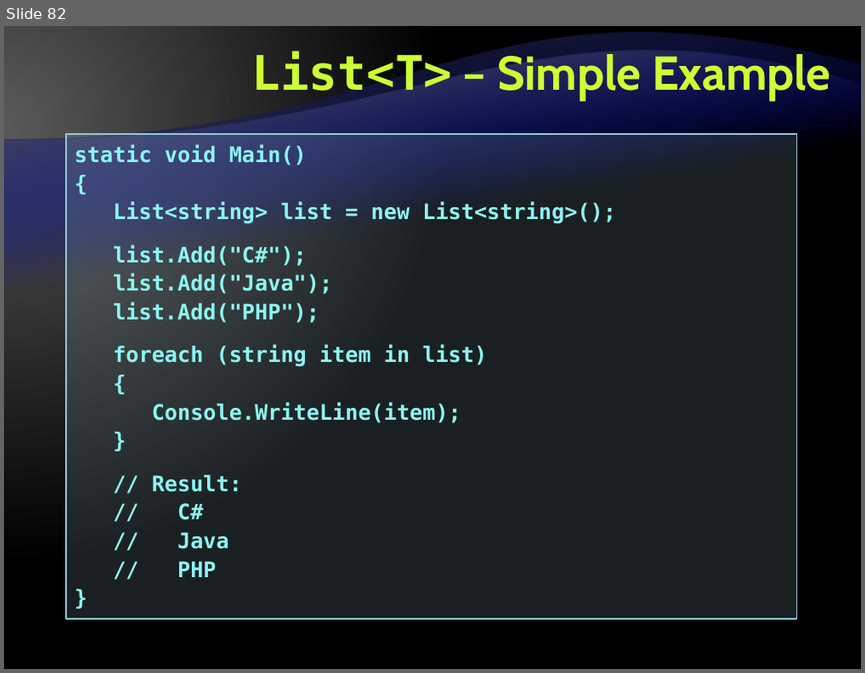
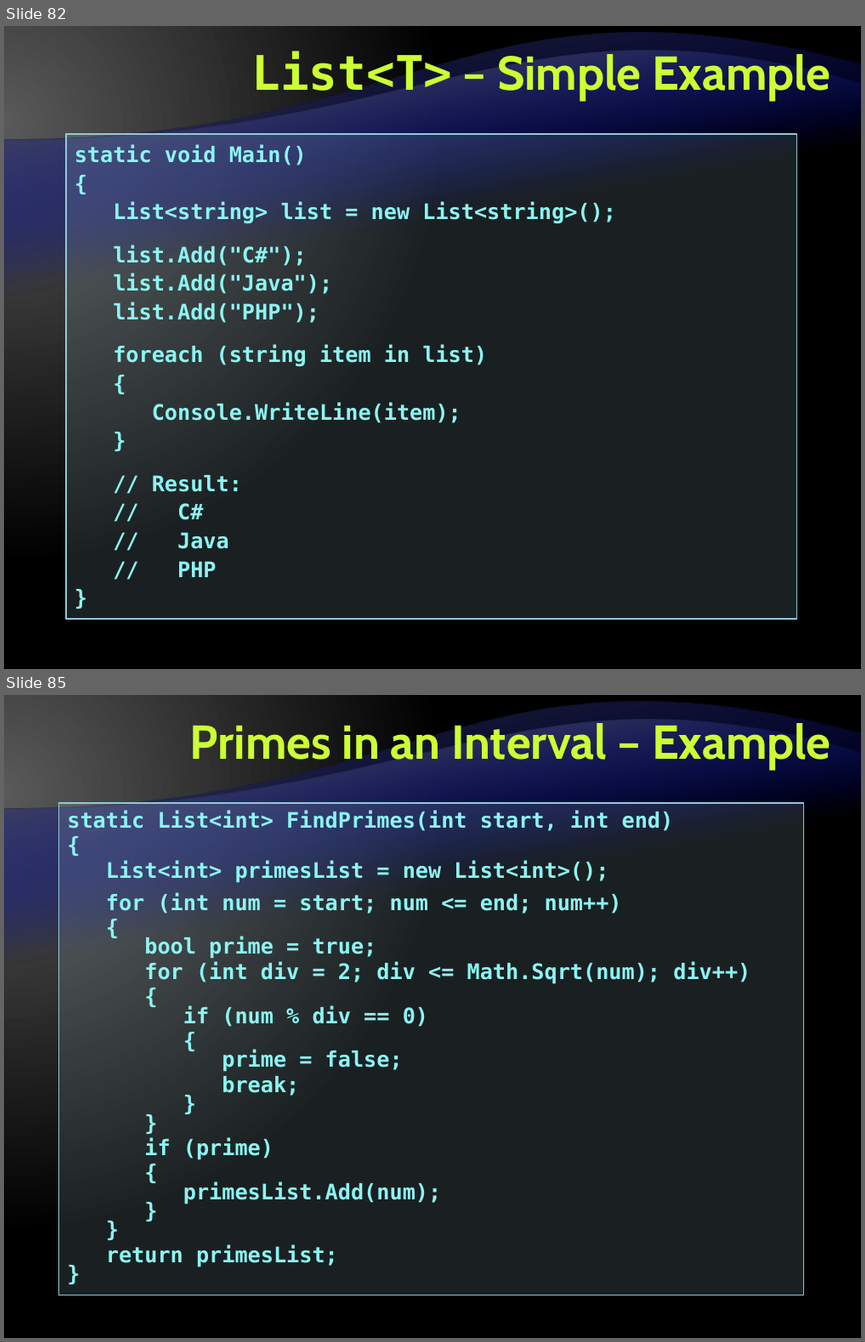
Before and after one commit to Graveheart/aspnetcourse, a slide deck: lectures/3. C# Language Overview - Part II.pptx. Shown one above the other, each under a label of ours: slide 82 before the commit, slides 82 and 85 after it; the slides between them are not shown. The pictures are 865x673 and 865x1342 pixels, drawn with LibreOffice and Linux fonts; fonts in the diff are those of the drawing; background and template pictures are left out. Boxes give left, top, right and bottom in pixels: in the first picture for what was removed or moved away, otherwise in the second. Text is boxed around its words. In the diff, an @@ line names an element or a change of style, - is before the commit and + after.

```diff
--- a/lectures/3. C# Language Overview - Part II.pptx
+++ b/lectures/3. C# Language Overview - Part II.pptx
@@ slide 85 added at [4,695,861,1338], background gradient #595959 to #000000; not listed: 2 template elements that a slide beside it also shows @@
@@ title added at [190,719,831,770], 40 pt, text #CCFF33, bold @@
+Primes in an Interval – Example
@@ rectangle added at [59,803,803,1295], fill #B5DBE5 at 15% opacity, outline #90CAD7 1 pt, 18 pt, text #8CF4F2, bold @@
+static List<int> FindPrimes(int start, int end)
+{
+List<int> primesList = new List<int>();
+for (int num = start; num <= end; num++)
+{
+bool prime = true;
+for (int div = 2; div <= Math.Sqrt(num); div++)
+{
+if (num % div == 0)
+{
+prime = false;
+break;
+}
+}
+if (prime)
+{
+primesList.Add(num);
+}
+}
+return primesList;
+}
```
Also in this commit, not shown: 15 other slides added.
